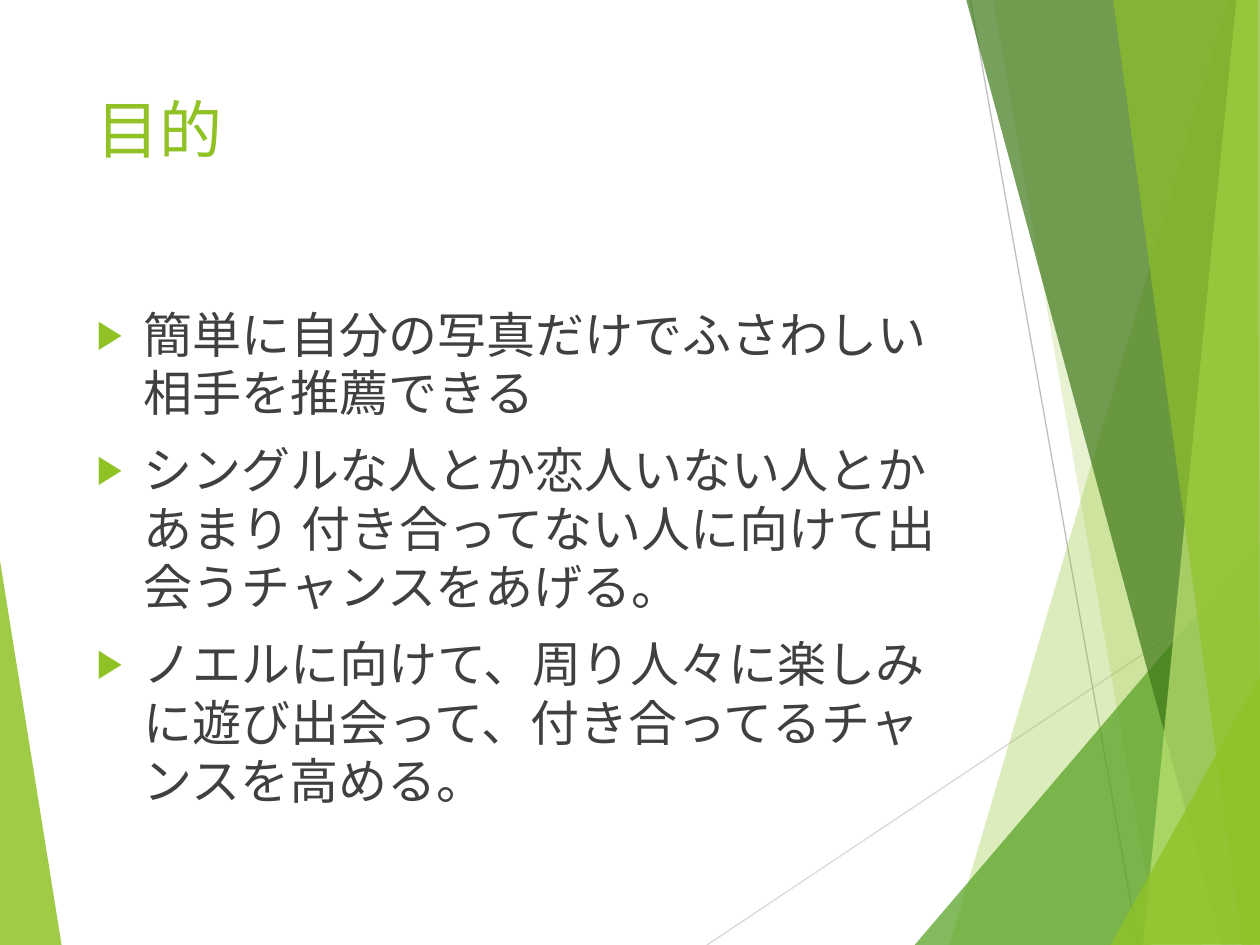
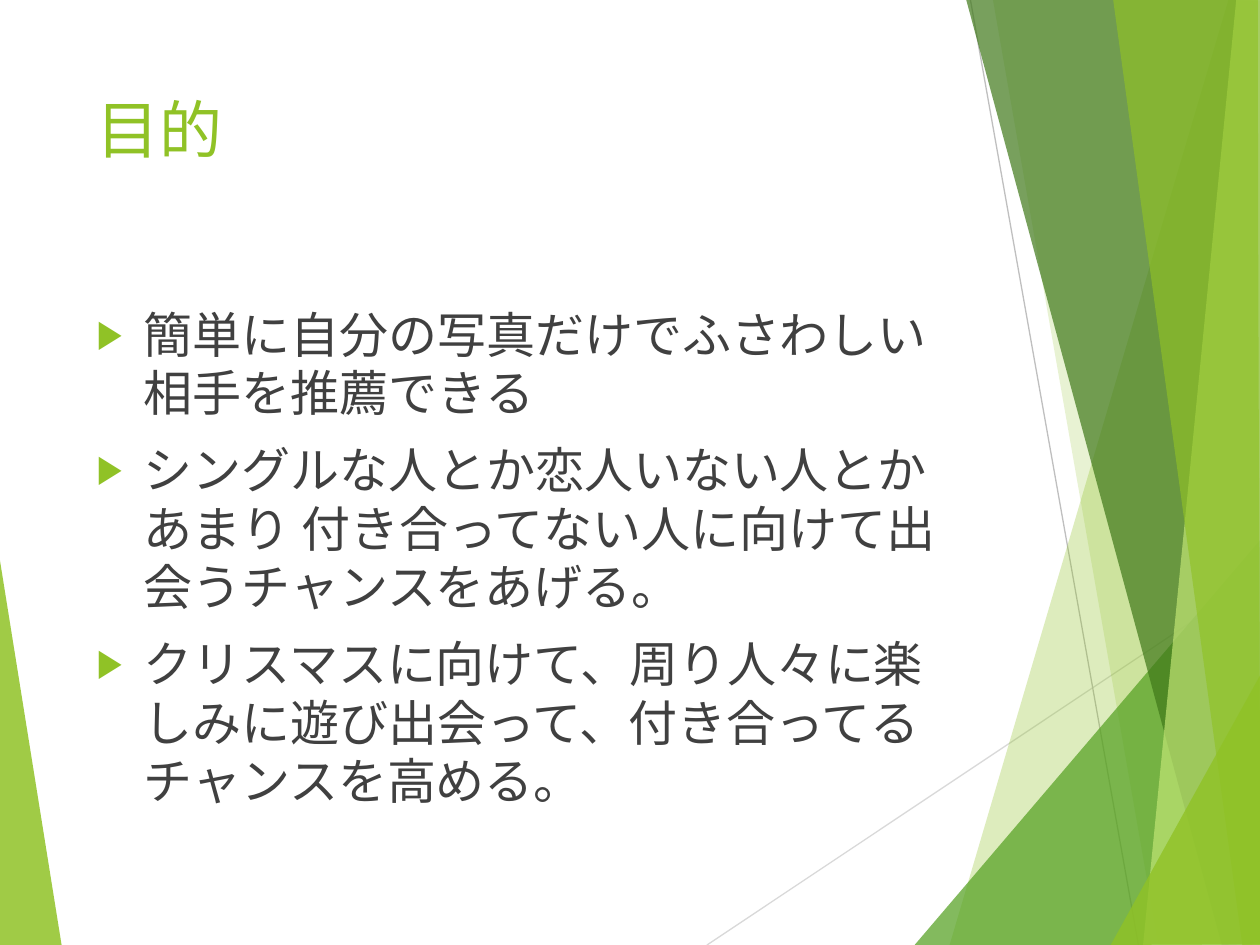
Before and after one commit to zerolethanh/NoelDating, a slide deck: slide 2 of app_icon/Noel_Dating.pptx. Drawn at 1260x945 pixels with LibreOffice and Linux fonts; fonts in the diff are those of the drawing. Boxes give left, top, right and bottom in pixels: in the first picture for what was removed or moved away, otherwise in the second. Text is boxed around its words. In the diff, an @@ line names an element or a change of style, - is before the commit and + after.

```diff
--- a/app_icon/Noel_Dating.pptx
+++ b/app_icon/Noel_Dating.pptx
@@ text at [144,641,923,804]: text changed @@
-▶ ノエルに向けて、周り人々に楽しみに遊び出会って、付き合ってるチャンスを高める。
+▶ クリスマスに向けて、周り人々に楽しみに遊び出会って、付き合ってるチャンスを高める。
```
Also in this commit, not shown: 1 other slide changed, 1 slide added, 1 other file.
